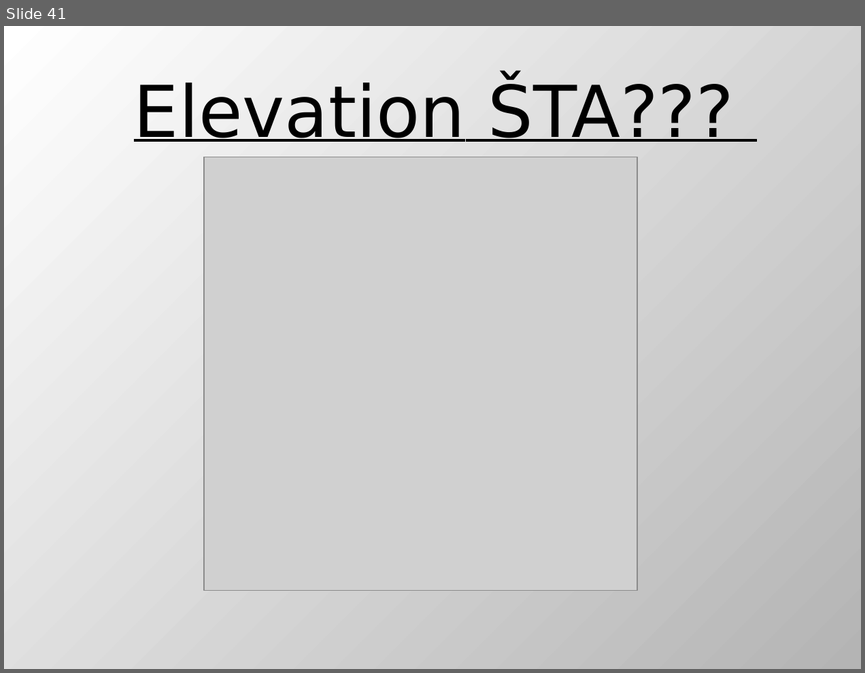
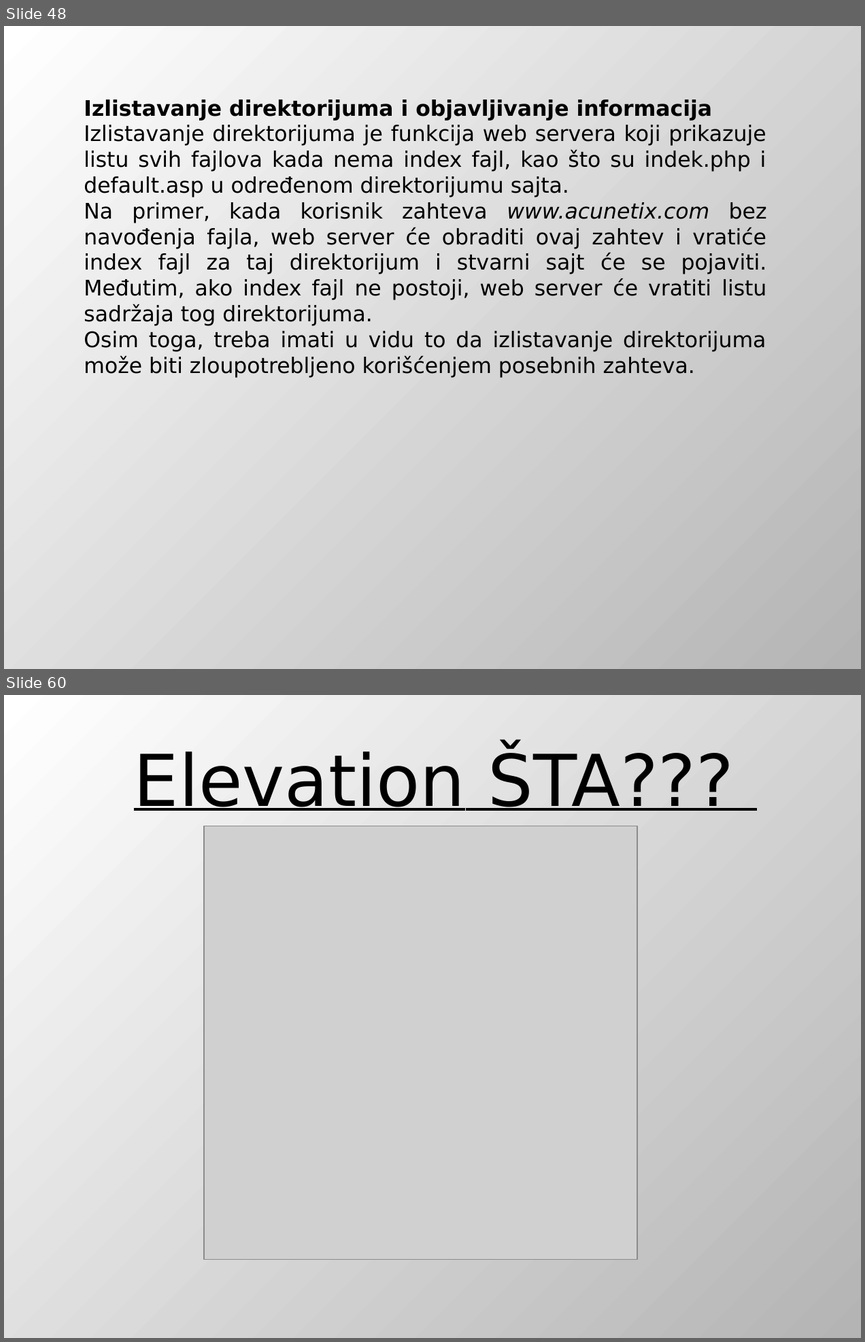
Before and after one commit to DejanUrosevic/XML-Projekat, a slide deck: Model Pretnji.pptx. Shown one above the other, each under a label of ours: slide 41 before the commit, slides 48 and 60 after it; the slides between them are not shown. The pictures are 865x673 and 865x1342 pixels, drawn with LibreOffice and Linux fonts; fonts in the diff are those of the drawing; grey boxes stand for pictures. Boxes give left, top, right and bottom in pixels: in the first picture for what was removed or moved away, otherwise in the second. Text is boxed around its words. In the diff, an @@ line names an element or a change of style, - is before the commit and + after.

```diff
--- a/Model Pretnji.pptx
+++ b/Model Pretnji.pptx
@@ slide 48 added at box(4, 26, 861, 669), background gradient #FFFFFF to #B4B4B4 @@
@@ text added at box(84, 99, 767, 378), 18 pt, text #000000 @@
+Izlistavanje direktorijuma i objavljivanje informacija
+Izlistavanje direktorijuma je funkcija web servera koji prikazuje listu svih fajlova kada nema index fajl, kao što su indek.php i default.asp u određenom direktorijumu sajta.
+Na primer, kada korisnik zahteva www.acunetix.com bez navođenja fajla, web server će obraditi ovaj zahtev i vratiće index fajl za taj direktorijum i stvarni sajt će se pojaviti. Međutim, ako index fajl ne postoji, web server će vratiti listu sadržaja tog direktorijuma.
+Osim toga, treba imati u vidu to da izlistavanje direktorijuma može biti zloupotrebljeno korišćenjem posebnih zahteva.
@@ what was slide 41 is now slide 60 @@
```
Also in this commit, not shown: 7 slides changed, 19 other slides added, 1 slide removed, 3 other files.
